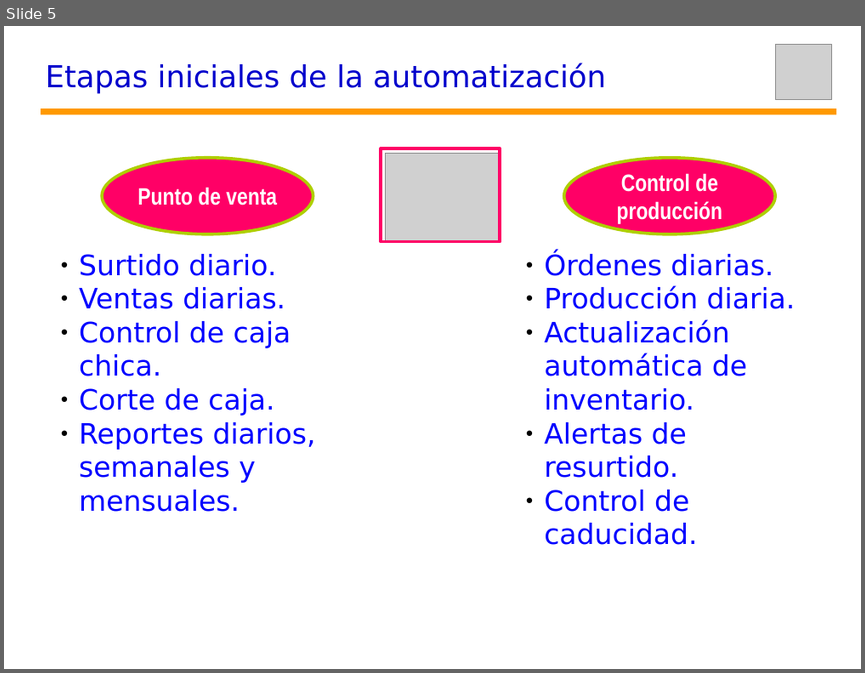
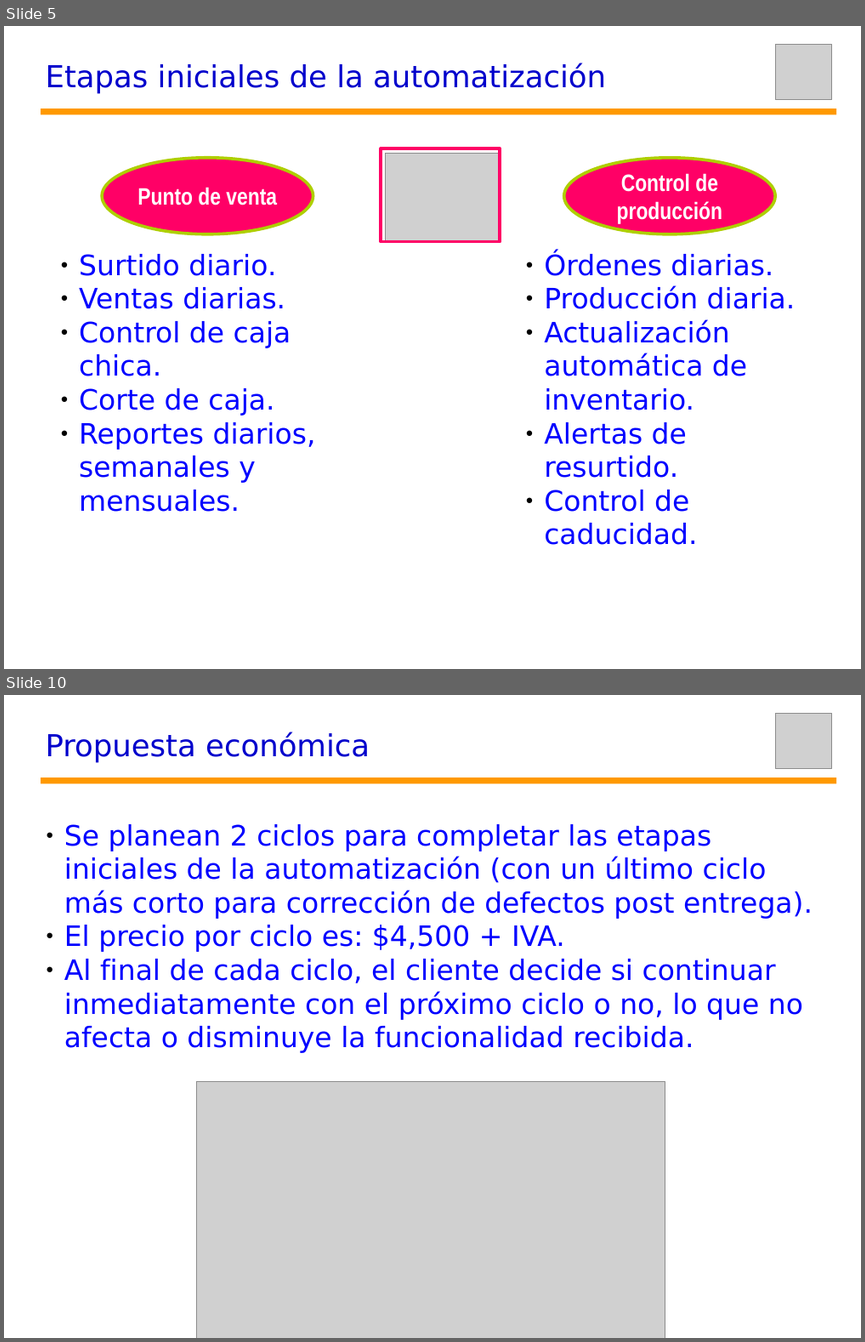
Before and after one commit to robertobarraza/Yaris, a slide deck: 0_ADM/Yaris_DCTO_PresentaciónModeloConceptual.odp. Shown one above the other, each under a label of ours: slide 5 before the commit, slides 5 and 10 after it; the slides between them are not shown. The pictures are 865x673 and 865x1342 pixels, drawn with LibreOffice and Linux fonts; fonts in the diff are those of the drawing; grey boxes stand for pictures. Boxes give left, top, right and bottom in pixels: in the first picture for what was removed or moved away, otherwise in the second. Text is boxed around its words. In the diff, an @@ line names an element or a change of style, - is before the commit and + after.

Commit message:
Actualización de la presentación final aceptada por el cliente

```diff
--- a/0_ADM/Yaris_DCTO_PresentaciónModeloConceptual.odp
+++ b/0_ADM/Yaris_DCTO_PresentaciónModeloConceptual.odp
@@ slide 10 added at (x1=4, y1=695, x2=861, y2=1338), background #FFFFFF @@
@@ picture added at (x1=775, y1=714, x2=831, y2=769) @@
@@ text added at (x1=46, y1=732, x2=370, y2=762), 28 pt, text #0000CC @@
+Propuesta económica
@@ line added from (41, 781) to (837, 781), #FF9900 5.67 pt @@
@@ text added at (x1=64, y1=824, x2=812, y2=1053), 26 pt, text #0000FF @@
+● Se planean 2 ciclos para completar las etapas iniciales de la automatización (con un último ciclo más corto para corrección de defectos post entrega).
+● El precio por ciclo es: $4,500 + IVA.
+● Al final de cada ciclo, el cliente decide si continuar inmediatamente con el próximo ciclo o no, lo que no afecta o disminuye la funcionalidad recibida.
@@ picture added at (x1=197, y1=1083, x2=664, y2=1338) @@
```
Also in this commit, not shown: 3 slides changed, 3 other slides added.
